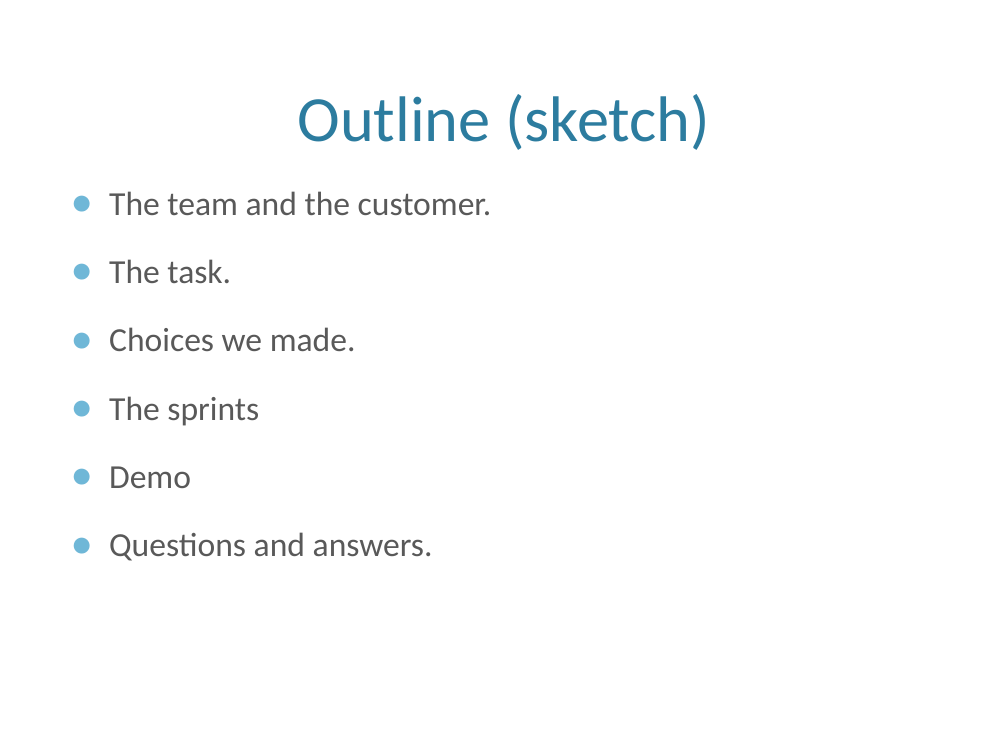
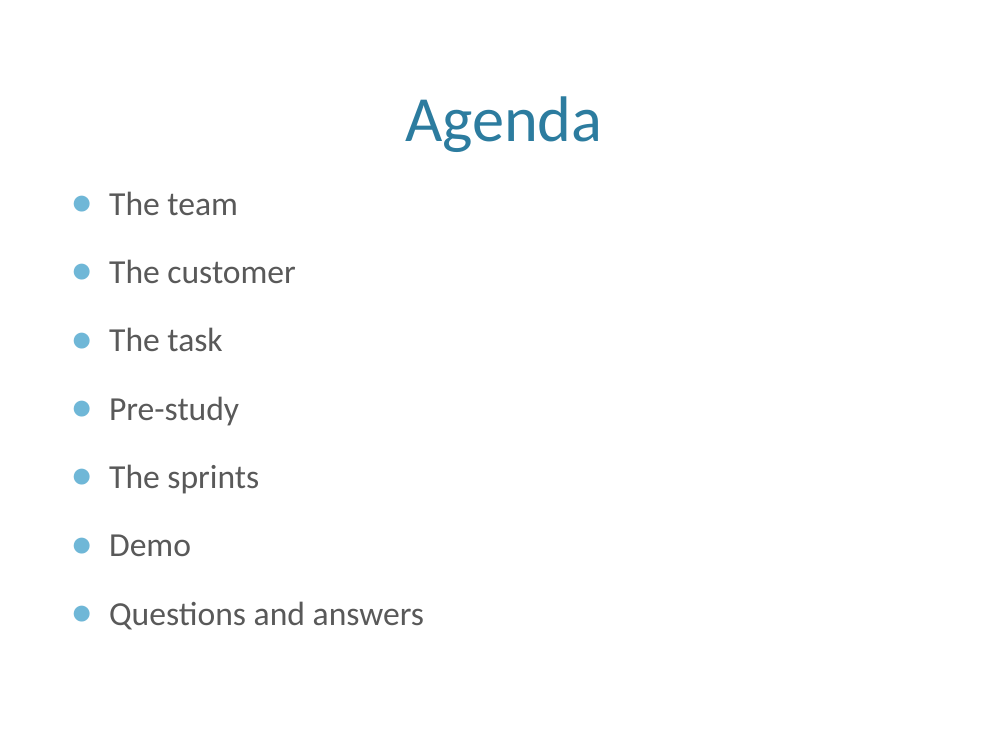
Before and after one commit to eventh/kpro9, a slide deck: slide 2 of presentation/TDT4290_FinalPresentasjon.pptx. Drawn at 1008x756 pixels with LibreOffice and Linux fonts; fonts in the diff are those of the drawing; background and template pictures are left out. Boxes give left, top, right and bottom in pixels: in the first picture for what was removed or moved away, otherwise in the second. Text is boxed around its words. In the diff, an @@ line names an element or a change of style, - is before the commit and + after.

```diff
--- a/presentation/TDT4290_FinalPresentasjon.pptx
+++ b/presentation/TDT4290_FinalPresentasjon.pptx
@@ title at [405, 96, 602, 152]: text changed @@
-Outline (sketch)
+Agenda
@@ text at [109, 191, 295, 426]: text changed @@
-● The team and the customer.
-● The task.
-● Choices we made.
+● The team
+● The customer
+● The task
+● Pre-study
@@ text at [109, 601, 424, 630]: text changed @@
-● Questions and answers.
+● Questions and answers
```
Also in this commit, not shown: 2 other slides changed, 3 slides removed.
